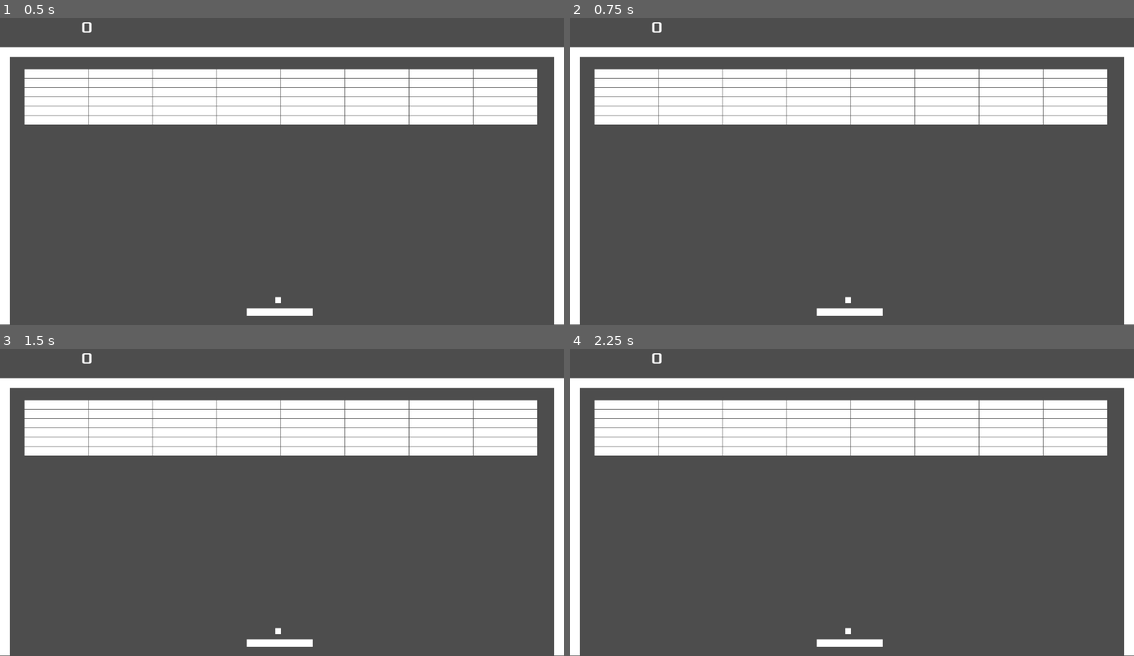
Above: before the commit, frames 1-4 (two rows, left to right).
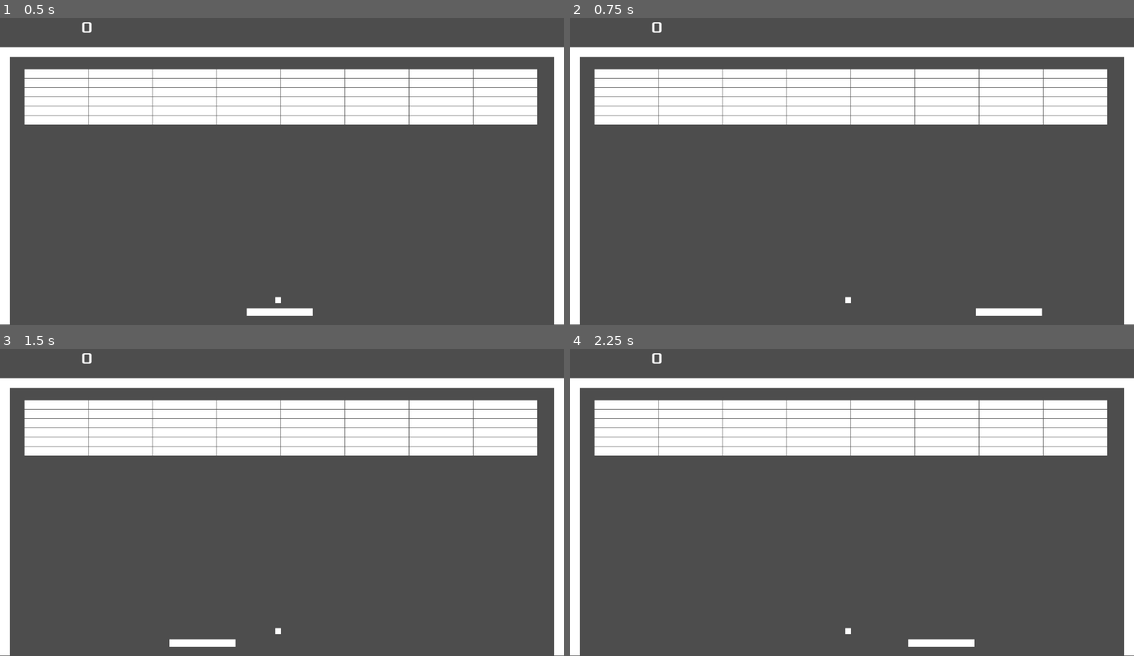
Above: after the commit, the same moments.

Repository: djaquay/breakout-gd
Game: Godot game, scene res://main.tscn
Two runs of this game, one before a commit and one after it. Both use one fixed random seed, a clock stepped at 60 frames per second and the inputs below.
Inputs (mouse positions are in pixels of both pictures, inside the frame that each line leads up to):
- Up to frame 1 (0.5 s): no input
- Up to frame 2 (0.75 s): tap Enter at 0.5 s; move the mouse to (976, 150) at 0.52 s
- Up to frame 3 (1.5 s): tap Space at 1.25 s; move the mouse to (169, 514) at 1.27 s
- Up to frame 4 (2.25 s): tap Enter at 2 s; move the mouse to (908, 428) at 2.02 s

Frame 1 is identical in both runs. In frame 2, 0.6% of the frame differs, in the area x 43-84%, y 94-98%; in frame 3, 0.6%; in frame 4, 0.6%.

Commit message:
paddle movement

Diff:
--- a/main.gd
+++ b/main.gd
@@ -1,11 +1,18 @@
 extends Node
 
 @export var brick_scene: PackedScene
+var min_x
+var max_x
 
 
 # Called when the node enters the scene tree for the first time.
 func _ready() -> void:
 	brick_setup()
+
+	var wallSize = $LeftWall/CollisionShape2D.shape.get_rect().size
+	var playerSize = $Player/CollisionShape2D.shape.get_rect().size
+	min_x = $LeftWall.position.x + 25  # had problems with wallSize not reflecting its scale, so I punted :/
+	max_x = $RightWall.position.x - 5 - playerSize.x
 
 
 func brick_setup() -> void:
@@ -17,6 +24,12 @@
 
 			add_child(brick)
 
+
+func _input(event):
+	if event is InputEventMouseMotion:
+		$Player.position.x = min(max(min_x, event.position.x), max_x)
+
+
 # Called every frame. 'delta' is the elapsed time since the previous frame.
 func _process(delta: float) -> void:
 	pass
Not shown, changed: README.md
